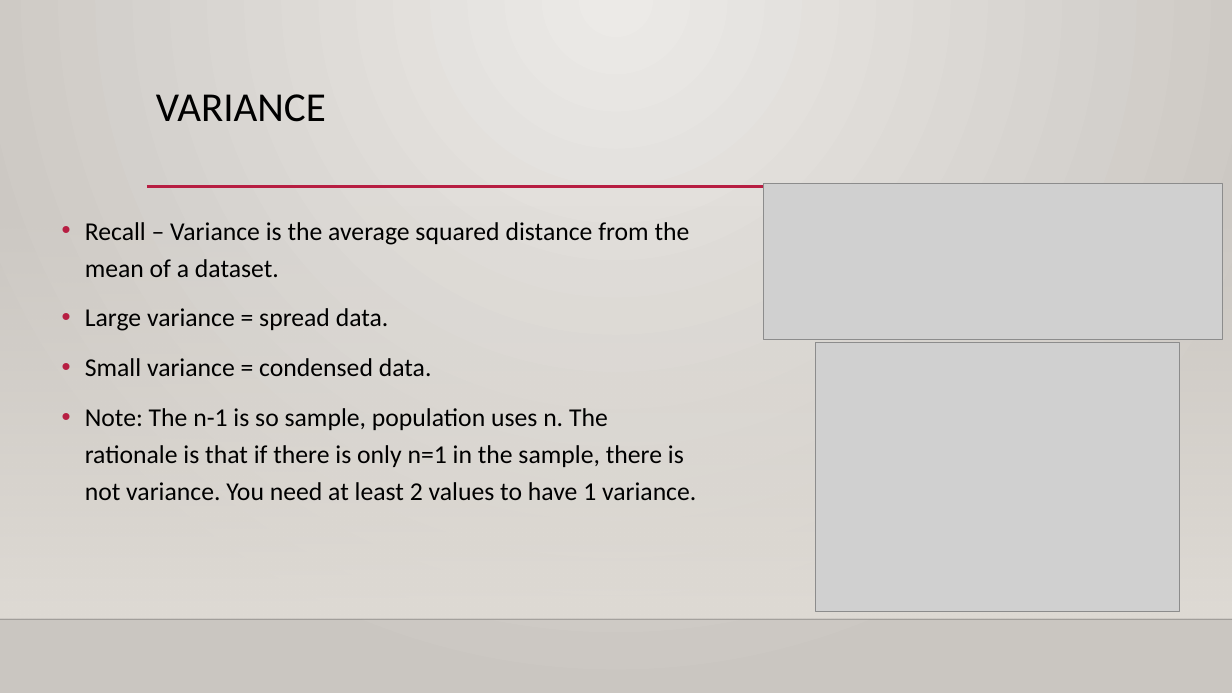
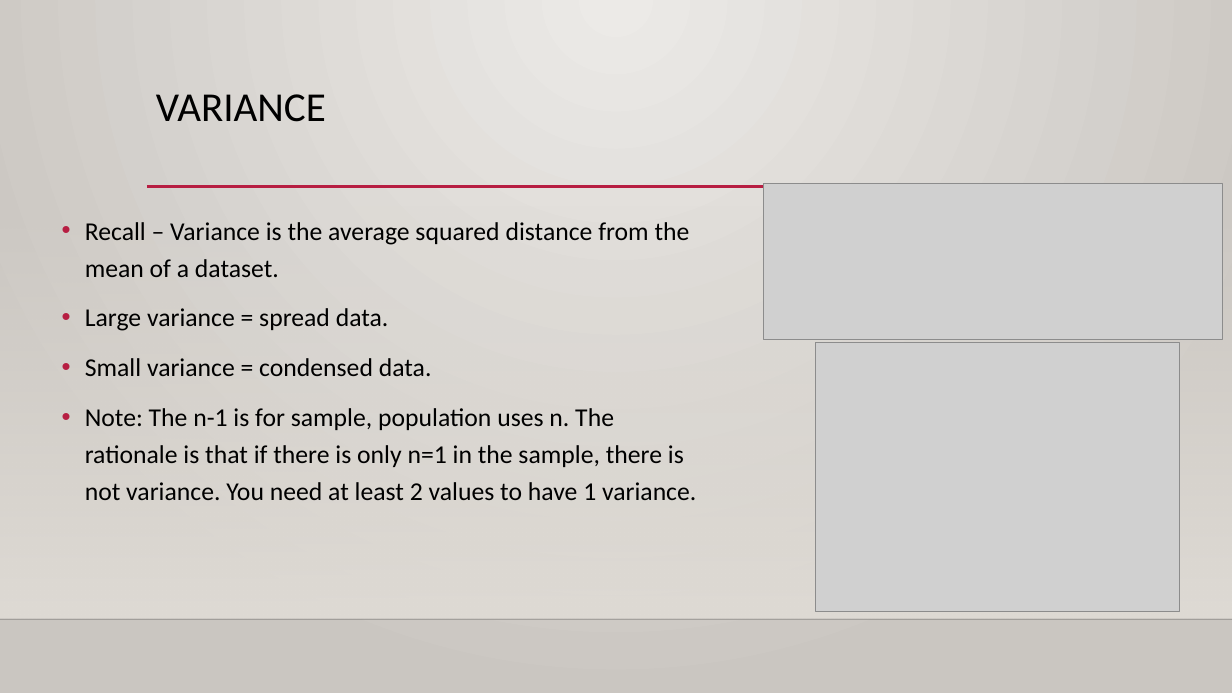
Before and after one commit to SedemSetor/Basic_Stats_in_Python_Student_Repository, a slide deck: slide 10 of reference_material/slides/011_Correlation_Scatter.pptx (slide 8 before the commit). Drawn at 1232x693 pixels with LibreOffice and Linux fonts; fonts in the diff are those of the drawing; grey boxes stand for pictures; background and template pictures are left out. Boxes give left, top, right and bottom in pixels: in the first picture for what was removed or moved away, otherwise in the second. Text is boxed around its words. In the diff, an @@ line names an element or a change of style, - is before the commit and + after.

```diff
--- a/reference_material/slides/011_Correlation_Scatter.pptx
+++ b/reference_material/slides/011_Correlation_Scatter.pptx
@@ text at [85, 408, 696, 500]: text changed @@
-• Note: The n-1 is so sample, population uses n. The rationale is that if there is only n=1 in the sample, there is not variance. You need at least 2 values to have 1 variance.
+• Note: The n-1 is for sample, population uses n. The rationale is that if there is only n=1 in the sample, there is not variance. You need at least 2 values to have 1 variance.
```
Also in this commit, not shown: 5 other slides changed, 4 slides added, 2 other files.
